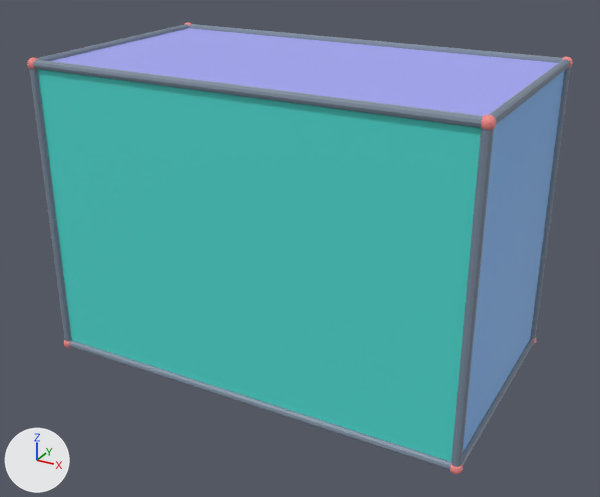
The glTF model models/hopchunhat.glb, before and after one commit.
Rendered twice from a 50 mm lens placed at (0.694, -1.49, 0.559), pointed at (0.012, -0.249, -0.061). The axes (+X, +Y, +Z) are drawn at lower left. The lights are the same throughout. The picture after the commit comes second. Where no turn or scale is listed for an object, it has been applied to the vertices.

The first picture shows 'geometry_1', 'geometry_10', 'geometry_11', 'geometry_12', 'geometry_13', 'geometry_14', 'geometry_15', 'geometry_16', 'geometry_17', 'geometry_3', 'geometry_4', 'geometry_9' and 4 more.
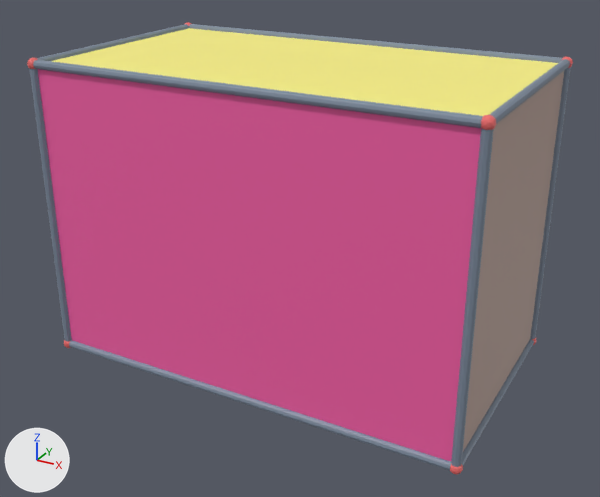
The change in detail:
me_geometry_1 has 4 vertices, 2 faces and spans x -0.4..0.4, y -0.45, z -0.275..0.275.
me_geometry_1 is used by ob_geometry_1; location (0.0, 0.0, 0.0).
me_geometry_1 part 1: 2 faces centred in x -0.133..0.133, y -0.45, z -0.092..0.092 are repainted in the vertex colours; the middle colour goes from cyan #4fddd3 to pink #f560a7.
me_geometry_3 has 4 vertices, 2 faces and spans x 0.4, y -0.45..0.0, z -0.275..0.275.
me_geometry_3 is used by ob_geometry_3; location (0.0, 0.0, 0.0).
me_geometry_3 part 2: 2 faces centred in x 0.4, y -0.3..-0.15, z -0.092..0.092 are repainted in the vertex colours; the middle colour goes from blue #84bdfb to beige #b79c91.
me_geometry_4 has 4 vertices, 2 faces and spans x -0.4..0.4, y -0.45..0.0, z 0.275.
me_geometry_4 is used by ob_geometry_4; location (0.0, 0.0, 0.0).
me_geometry_4 part 3: 2 faces centred in x -0.133..0.133, y -0.3..-0.15, z 0.275 are repainted in the vertex colours; the middle colour goes from blue #a7aaf9 to yellow #fff684.

Pixel boxes (x1, y1, x2, y2) of what changed, in the pictures (600 x 497 px):
part 1 of me_geometry_1, recoloured (cyan to pink)
    both: (38, 69, 481, 461)
part 2 of me_geometry_3, recoloured (blue to beige)
    both: (463, 71, 564, 451)
part 3 of me_geometry_4, recoloured (blue to yellow)
    both: (52, 28, 558, 116)
